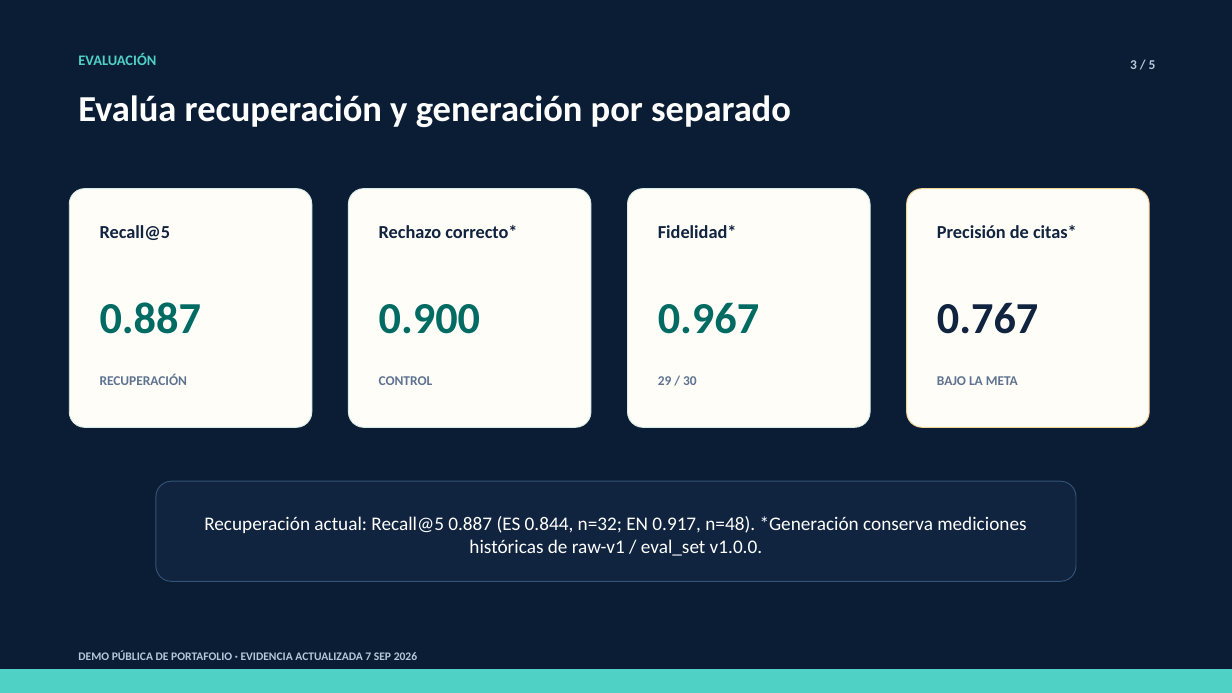
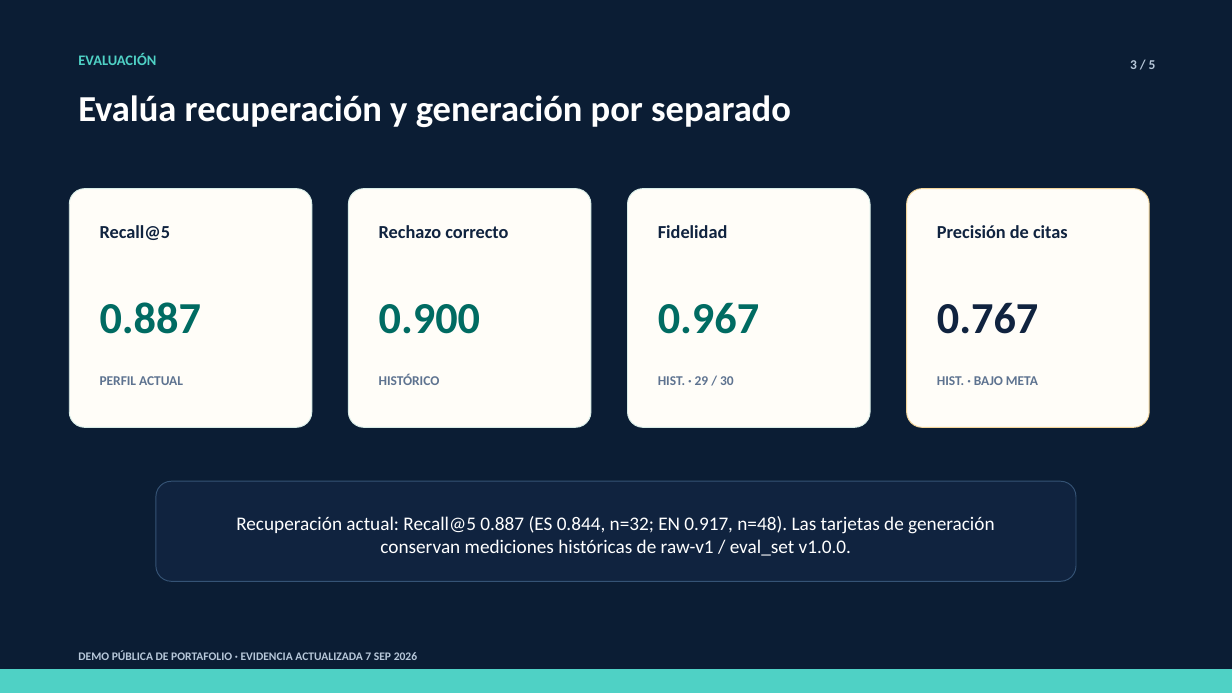
Before and after one commit to Jehu-Lara/jehu-lara-portfolio, a slide deck: slide 8 of public/presentations/manufacturing-rag-assistant/manufacturing-rag-assistant-evidence-deck.pptx. Drawn at 1232x693 pixels with LibreOffice and Linux fonts; fonts in the diff are those of the drawing. Boxes give left, top, right and bottom in pixels: in the first picture for what was removed or moved away, otherwise in the second. Text is boxed around its words. In the diff, an @@ line names an element or a change of style, - is before the commit and + after.

```diff
--- a/public/presentations/manufacturing-rag-assistant/manufacturing-rag-assistant-evidence-deck.pptx
+++ b/public/presentations/manufacturing-rag-assistant/manufacturing-rag-assistant-evidence-deck.pptx
@@ text at box(379, 225, 508, 238): text changed @@
-Rechazo correcto*
+Rechazo correcto
@@ text at box(658, 225, 728, 238): text changed @@
-Fidelidad*
+Fidelidad
@@ text at box(937, 225, 1068, 238): text changed @@
-Precisión de citas*
+Precisión de citas
@@ text at box(100, 376, 183, 385): text changed @@
-RECUPERACIÓN
+PERFIL ACTUAL
@@ text at box(379, 374, 440, 385): text changed @@
-CONTROL
+HISTÓRICO
@@ text at box(658, 376, 734, 385): text changed @@
-29 / 30
+HIST. · 29 / 30
@@ text at box(937, 376, 1038, 385): text changed @@
-BAJO LA META
+HIST. · BAJO META
@@ text at box(236, 516, 994, 556): text changed @@
-Recuperación actual: Recall@5 0.887 (ES 0.844, n=32; EN 0.917, n=48). *Generación conserva mediciones históricas de raw-v1 / eval_set v1.0.0.
+Recuperación actual: Recall@5 0.887 (ES 0.844, n=32; EN 0.917, n=48). Las tarjetas de generación conservan mediciones históricas de raw-v1 / eval_set v1.0.0.
```
Also in this commit, not shown: 2 other slides changed, 18 other files.
